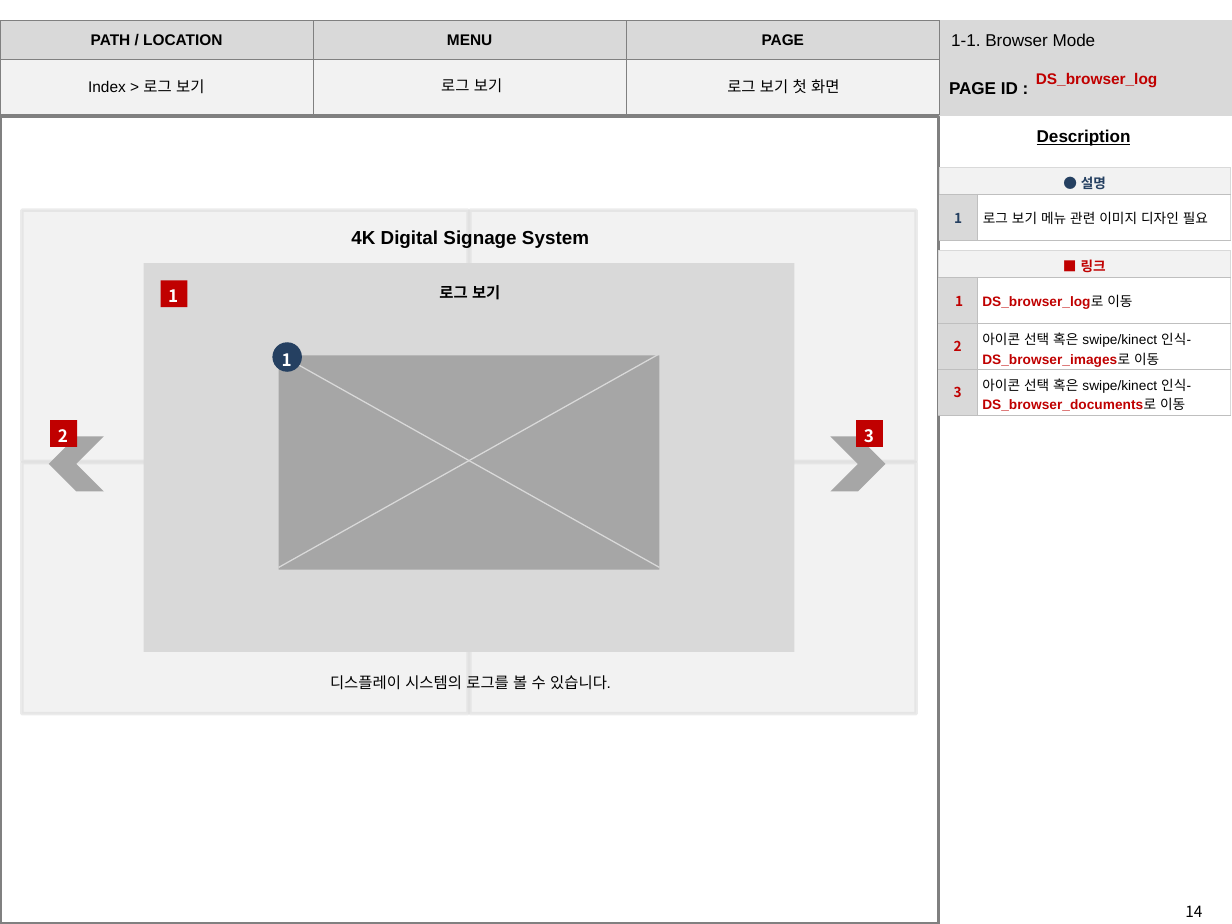
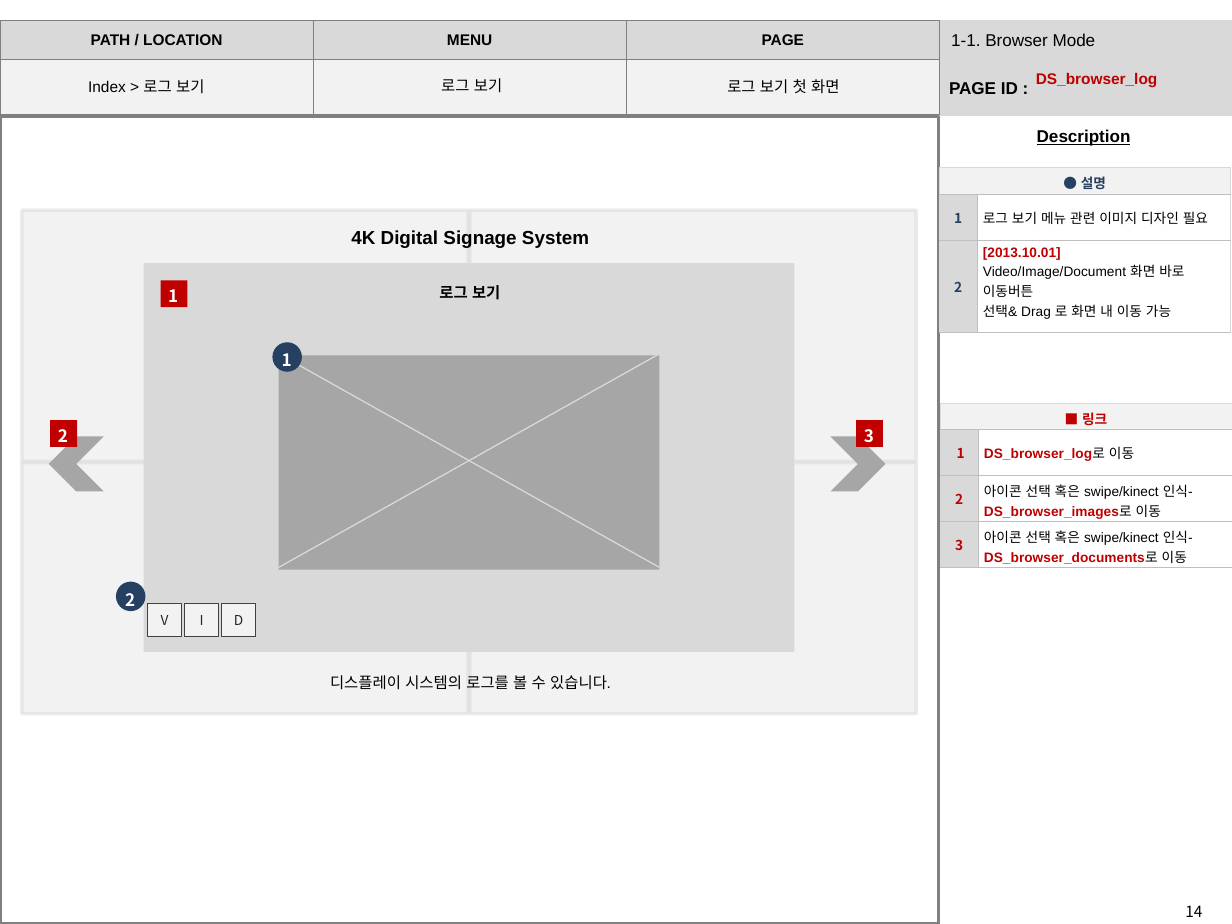
Before and after one commit to thinistyle/4KDS, a slide deck: slide 14 of SB_4KDS2차_client_v2.0.0_130902.pptx. Drawn at 1232x924 pixels with LibreOffice and Linux fonts; fonts in the diff are those of the drawing. Boxes give left, top, right and bottom in pixels: in the first picture for what was removed or moved away, otherwise in the second. Text is boxed around its words. In the diff, an @@ line names an element or a change of style, - is before the commit and + after.

```diff
--- a/SB_4KDS2차_client_v2.0.0_130902.pptx
+++ b/SB_4KDS2차_client_v2.0.0_130902.pptx
@@ table at (939,168,1230,333) @@
+row 3: 2 | [2013.10.01] / Video/Image/Document 화면 바로 이동버튼 / 선택& Drag 로 화면 내 이동 가능
@@ table: place and size @@
-table at (939,250,1231,415)
+table at (940,403,1232,568)
@@ ellipse added at (116,582,145,611), fill #254061 @@
@@ text added at (125,593,135,611), 10 pt, text #FFFFFF, bold @@
+2
@@ rectangle added at (148,602,182,637), fill #F2F2F2, outline #404040 0.25 pt, 8 pt, text #262626 @@
+V
@@ rectangle added at (185,602,219,637), fill #F2F2F2, outline #404040 0.25 pt, 8 pt, text #262626 @@
+I
@@ rectangle added at (222,602,256,637), fill #F2F2F2, outline #404040 0.25 pt, 8 pt, text #262626 @@
+D
```
Also in this commit, not shown: 8 other slides changed.
